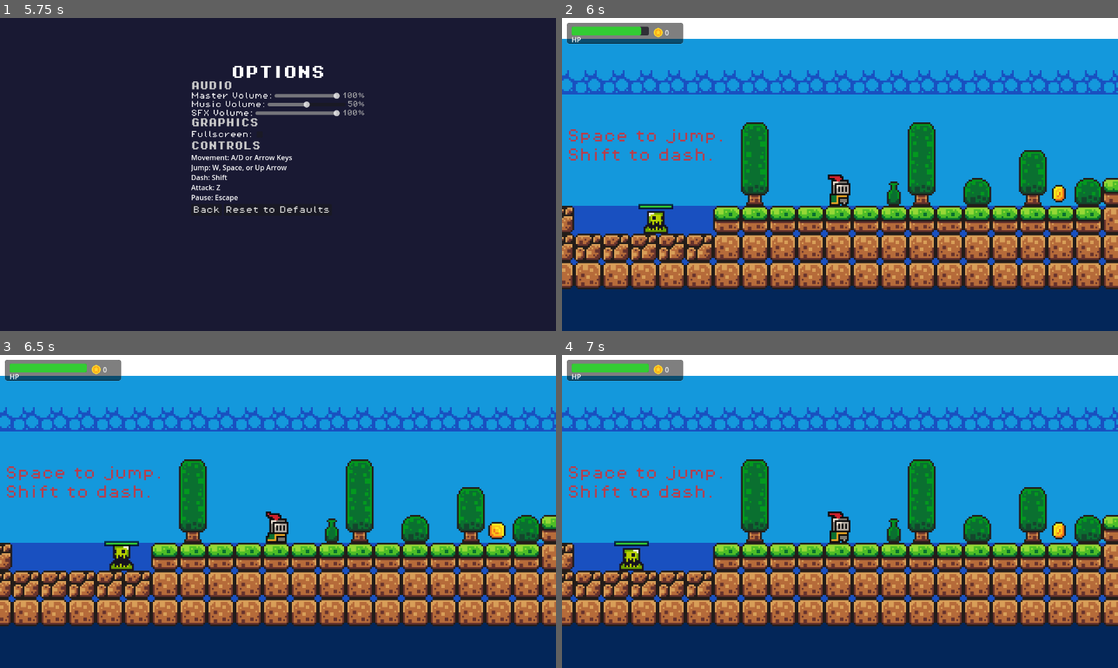
Above: before the commit, frames 1-4 (two rows, left to right).
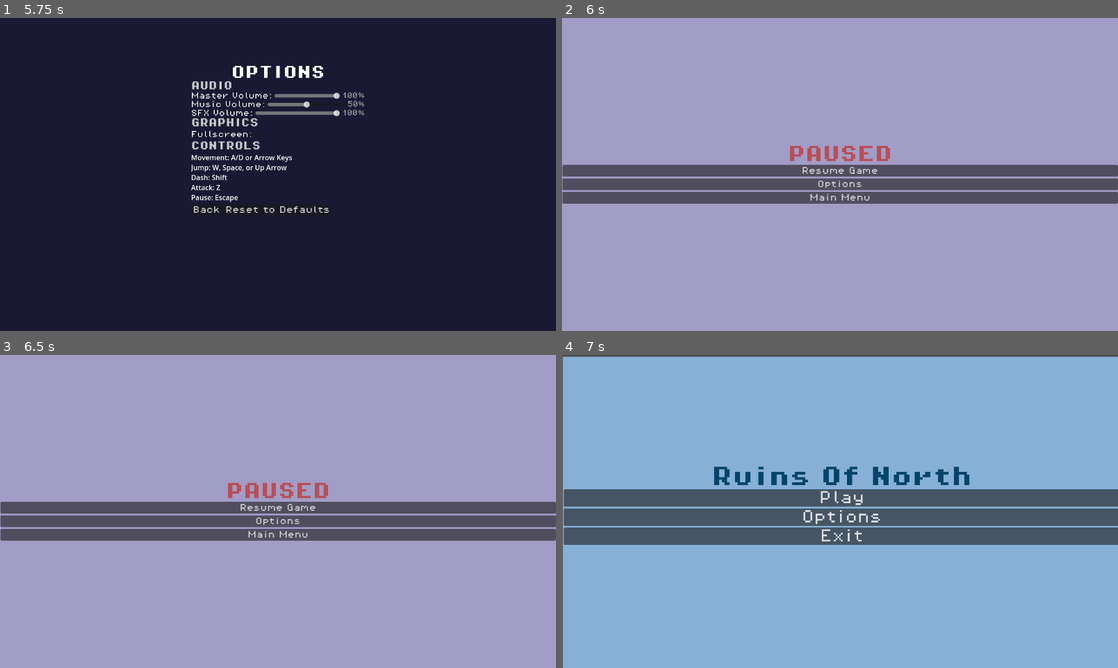
Above: after the commit, the same moments.

Repository: Kacprr/ThesisGameProject
Game: Godot game, scene res://Scenes/main_menu.tscn
Two runs of this game, one before a commit and one after it. Both use one fixed random seed, a clock stepped at 60 frames per second and the inputs below.
Inputs (mouse positions are in pixels of both pictures, inside the frame that each line leads up to):
- Up to frame 1 (5.75 s): click "Play" at 0.5 s; hold Z (attack) 1.28-2.03 s; hold Right (move_right) 1.28-2.78 s; tap Space (jump) at 1.52, 2.27, 3.77, 4.52 s; tap Shift (dash) at 2.1, 3.6 s; hold Z (attack) 2.78-3.53 s; hold Left (move_left) 2.78-5 s; hold Z (attack) 4.28-5 s; tap Escape (ui_cancel) at 4.9 s; click "Options" at 5 s
- Up to frame 2 (6 s): click "Back" at 5.75 s
- Up to frame 3 (6.5 s): no input
- Up to frame 4 (7 s): click (840, 533) at 6.5 s, where only the run after the commit has a clickable "Main Menu"

Frame 1 is identical in both runs. In frame 2, 100% of the frame differs, in the area x 0-100%, y 0-100%; in frame 3, 100%; in frame 4, 100%.

Commit message:
pause menu should now work
using the new "globals" script i have added a global variable for pausing
now all menus should lead to the correct places

Diff:
--- a/ruinsofnorth/Scripts/game_manager.gd
+++ b/ruinsofnorth/Scripts/game_manager.gd
@@ -1,7 +1,6 @@
 extends Node
 
 var score = 0
-var paused_var = false
 
 const PAUSE_MENU_SCENE =  preload("res://Scenes/pause_menu.tscn")
 
@@ -21,14 +20,18 @@
 					hud.set_max_health(ih)
 					hud.update_health(ih)
 
-func _process(delta):
+func _process(_delta):
 	if Input.is_action_just_pressed("ui_cancel") and not get_tree().paused:
 		get_tree().paused = true # Pause the game
-		paused_var = true
-		var pause_menu = PAUSE_MENU_SCENE.instantiate()
-		if pause_menu is Control:
-			pause_menu.set_anchors_and_offsets_preset(Control.PRESET_FULL_RECT)
-		get_tree().root.add_child(pause_menu)
+		Globals.paused_var = true
+	if Globals.paused_var == true:
+		pause_menu_change()
+
+func pause_menu_change():
+	var pause_menu = PAUSE_MENU_SCENE.instantiate()
+	if pause_menu is Control:
+		pause_menu.set_anchors_and_offsets_preset(Control.PRESET_FULL_RECT)
+	get_tree().root.add_child(pause_menu)
 
 func add_point():
 	score += 1
--- /dev/null
+++ b/ruinsofnorth/Scripts/globals.gd
@@ -0,0 +1,3 @@
+extends Node
+
+var paused_var
--- a/ruinsofnorth/Scripts/options_menu.gd
+++ b/ruinsofnorth/Scripts/options_menu.gd
@@ -64,7 +64,7 @@
 		DisplayServer.window_set_mode(DisplayServer.WINDOW_MODE_WINDOWED)
 
 func _on_back_pressed():
-	if GameManager.paused_var == true:
+	if Globals.paused_var == true:
 		get_tree().change_scene_to_file("res://Scenes/game.tscn")
 	else:
 		get_tree().change_scene_to_file("res://Scenes/main_menu.tscn")
--- a/ruinsofnorth/Scripts/pause_menu.gd
+++ b/ruinsofnorth/Scripts/pause_menu.gd
@@ -12,6 +12,7 @@
 	resume_button.pressed.connect(_on_resume_button_pressed)
 	options_button.pressed.connect(_on_options_button_pressed)
 	quit_button.pressed.connect(_on_quit_button_pressed)
+	Globals.paused_var = false
 
 # This is called by pressing the Resume button OR the ESC key.
 func resume_game():
@@ -28,7 +29,9 @@
 
 func _on_options_button_pressed():
 	get_tree().change_scene_to_file("res://Scenes/options_menu.tscn")
+	Globals.paused_var = true
 	resume_game()
 
 func _on_quit_button_pressed():
-	get_tree().quit()
+	get_tree().change_scene_to_file("res://Scenes/main_menu.tscn")
+	resume_game()
--- a/ruinsofnorth/project.godot
+++ b/ruinsofnorth/project.godot
@@ -17,7 +17,7 @@
 [autoload]
 
 Music="*res://Scenes/music.tscn"
-GameManager="*res://Scripts/game_manager.gd"
+Globals="*res://Scripts/globals.gd"
 
 [display]
 
Not shown, added: ruinsofnorth/Scripts/globals.gd.uid
Not shown, added: ruinsofnorth/Scenes/game.tscn4806157118.tmp
